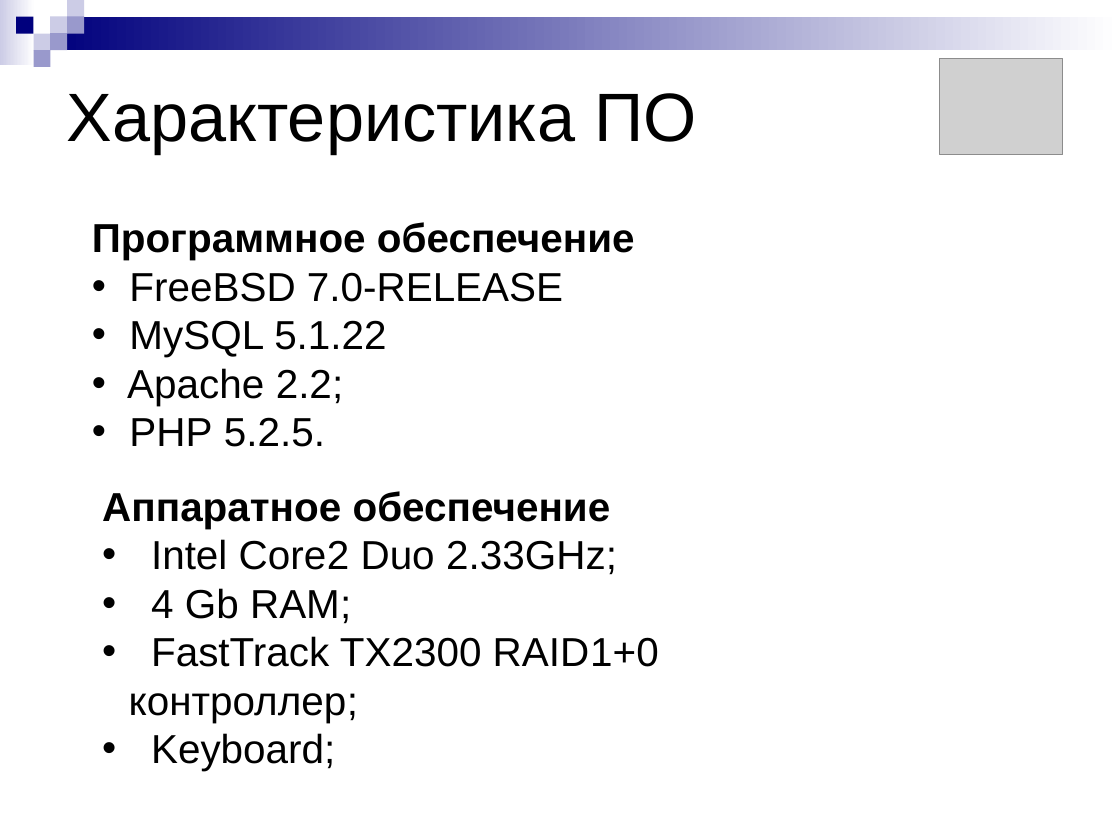
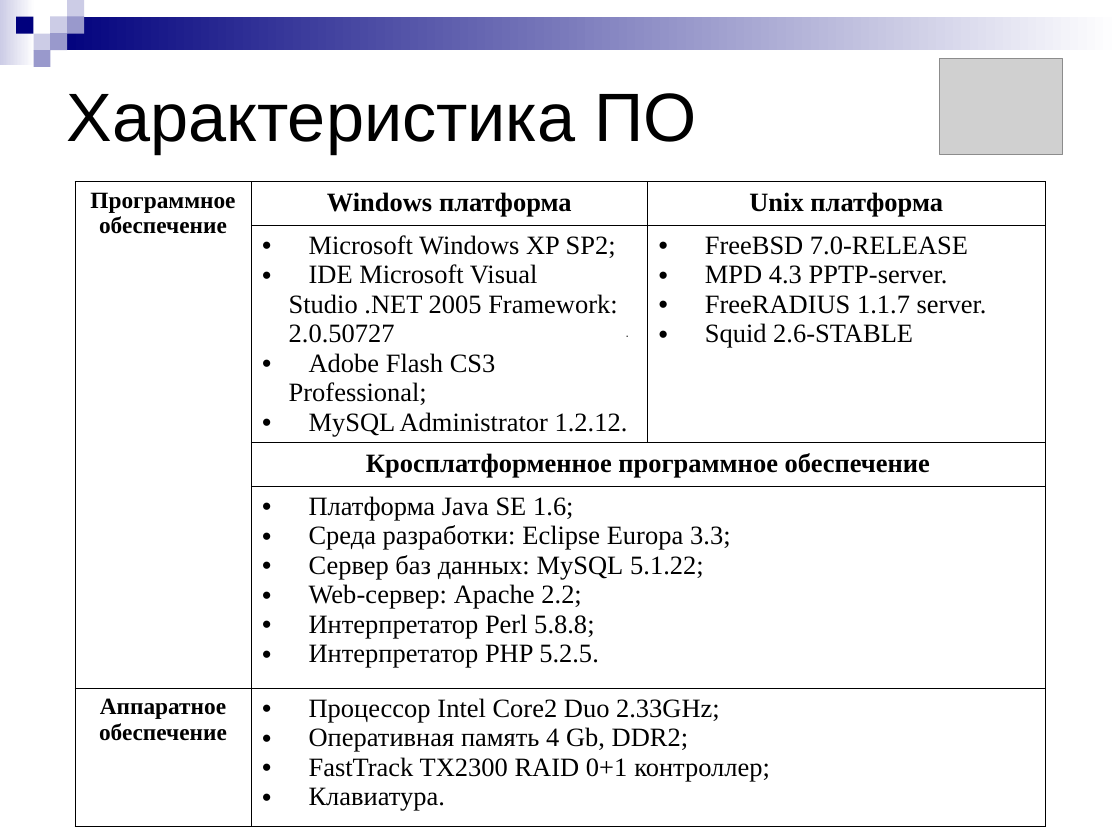
Before and after one commit to aricent123/cadbis, a slide deck: slide 13 of CADBiS_docs/DRypa/presentation.ppt. Drawn at 1120x840 pixels with LibreOffice and Linux fonts; fonts in the diff are those of the drawing; grey boxes stand for pictures. Boxes give left, top, right and bottom in pixels: in the first picture for what was removed or moved away, otherwise in the second. Text is boxed around its words. In the diff, an @@ line names an element or a change of style, - is before the commit and + after.

```diff
--- a/CADBiS_docs/DRypa/presentation.ppt
+++ b/CADBiS_docs/DRypa/presentation.ppt
@@ table added at <box>75,181,1045,815</box>, 5 rows, 3 columns @@
+Программное обеспечение | Windows платформа | Unix платформа
+ | Microsoft Windows XP SP2; / IDE Microsoft Visual Studio .NET 2005 Framework: 2.0.50727 / Adobe Flash CS3 Professional; / MySQL Administrator 1.2.12. | FreeBSD 7.0-RELEASE / MPD 4.3 PPTP-server. / FreeRADIUS 1.1.7 server. / Squid 2.6-STABLE
+ | Кросплатформенное программное обеспечение | 
+ | Платформа Java SE 1.6; / Среда разработки: Eclipse Europa 3.3; / Сервер баз данных: MySQL 5.1.22; / Web-сервер: Apache 2.2; / Интерпретатор Perl 5.8.8; / Интерпретатор PHP 5.2.5. | 
+Аппаратное обеспечение | Процессор Intel Core2 Duo 2.33GHz; / Оперативная память 4 Gb, DDR2; / FastTrack TX2300 RAID 0+1 контроллер; / Клавиатура. | 
@@ text removed at <box>92,222,635,447</box> @@
-Программное обеспечение
-• FreeBSD 7.0-RELEASE
-• MySQL 5.1.22
-• Apache 2.2;
-• PHP 5.2.5.
@@ text removed at <box>102,491,659,771</box> @@
-Аппаратное обеспечение
-• Intel Core2 Duo 2.33GHz;
-• 4 Gb RAM;
-• FastTrack TX2300 RAID1+0 контроллер;
-• Keyboard;
```
Also in this commit, not shown: 1 slide added.
